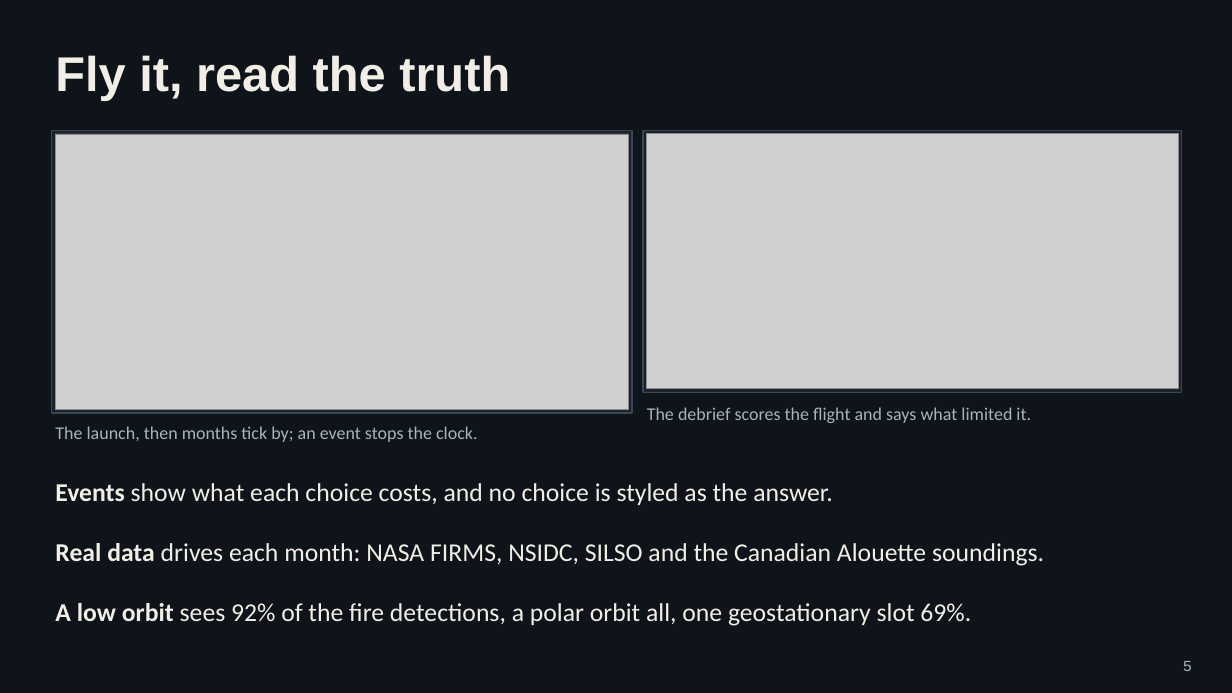
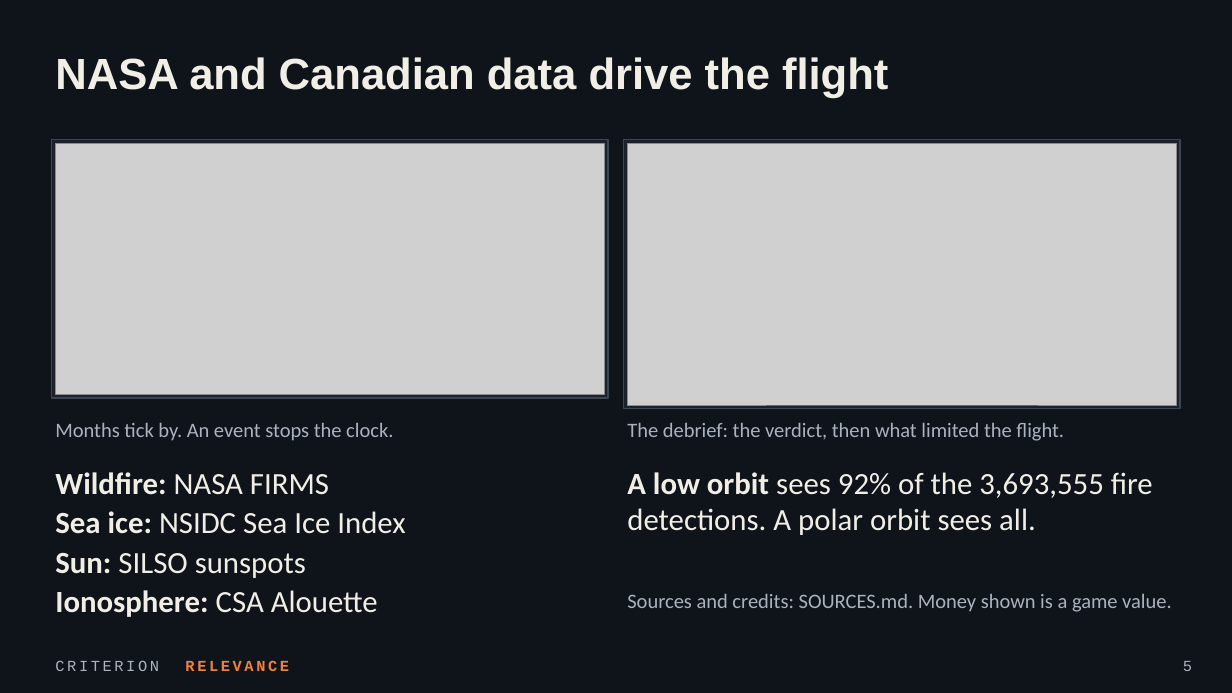
Before and after one commit to angads22/Hackstreet_Bros_Satellite, a slide deck: slide 5 of deck/GRAVITRON.pptx. Drawn at 1232x693 pixels with LibreOffice and Linux fonts; fonts in the diff are those of the drawing; grey boxes stand for pictures. Boxes give left, top, right and bottom in pixels: in the first picture for what was removed or moved away, otherwise in the second. Text is boxed around its words. In the diff, an @@ line names an element or a change of style, - is before the commit and + after.

Commit message:
Deck for 2.1: fresh screenshots, one point per slide, a judging criterion on each, facts rechecked

```diff
--- a/deck/GRAVITRON.pptx
+++ b/deck/GRAVITRON.pptx
@@ text at (55, 57, 888, 98): text changed; size 38 to 34 pt @@
-Fly it, read the truth
+NASA and Canadian data drive the flight
@@ rectangle: place and size @@
-rectangle at (52, 130, 632, 413)
+rectangle at (52, 140, 608, 398)
@@ picture: place and size @@
-picture at (55, 134, 628, 409)
+picture at (55, 143, 604, 395)
@@ rectangle: place and size @@
-rectangle at (643, 130, 1182, 393)
+rectangle at (624, 140, 1180, 409)
@@ picture: place and size @@
-picture at (647, 134, 1178, 389)
+picture at (628, 143, 1177, 405)
@@ text "Months tick by. An event ..." at (55, 423, 393, 441): vertical alignment middle to top @@
@@ text "The debrief: the verdict, then ..." at (627, 423, 1064, 441): vertical alignment middle to top @@
@@ text at (55, 423, 393, 441): text changed; size 14 to 16 pt @@
-The launch, then months tick by; an event stops the clock.
+Months tick by. An event stops the clock.
@@ text at (627, 423, 1064, 441): text changed; size 14 to 16 pt @@
-The debrief scores the flight and says what limited it.
+The debrief: the verdict, then what limited the flight.
@@ text added at (55, 472, 405, 617), 24 pt, text #F1EEE6 @@
+Wildfire: NASA FIRMS
+Sea ice: NSIDC Sea Ice Index
+Sun: SILSO sunspots
+Ionosphere: CSA Alouette
@@ text at (627, 472, 1153, 535): text changed; size 20 to 24 pt @@
-A low orbit sees 92% of the fire detections, a polar orbit all, one geostationary slot 69%.
+A low orbit sees 92% of the 3,693,555 fire detections. A polar orbit sees all.
@@ text removed at (55, 483, 833, 505) @@
-Events show what each choice costs, and no choice is styled as the answer.
@@ text removed at (55, 543, 1044, 566) @@
-Real data drives each month: NASA FIRMS, NSIDC, SILSO and the Canadian Alouette soundings.
@@ text added at (627, 594, 1172, 612), 16 pt, text #A9B2BD @@
+Sources and credits: SOURCES.md. Money shown is a game value.
@@ text added at (55, 660, 289, 671), 12 pt, text #A9B2BD @@
+CRITERION RELEVANCE
```
Also in this commit, not shown: 3 other slides changed, 3 slides added, 3 slides removed, 14 other files.
